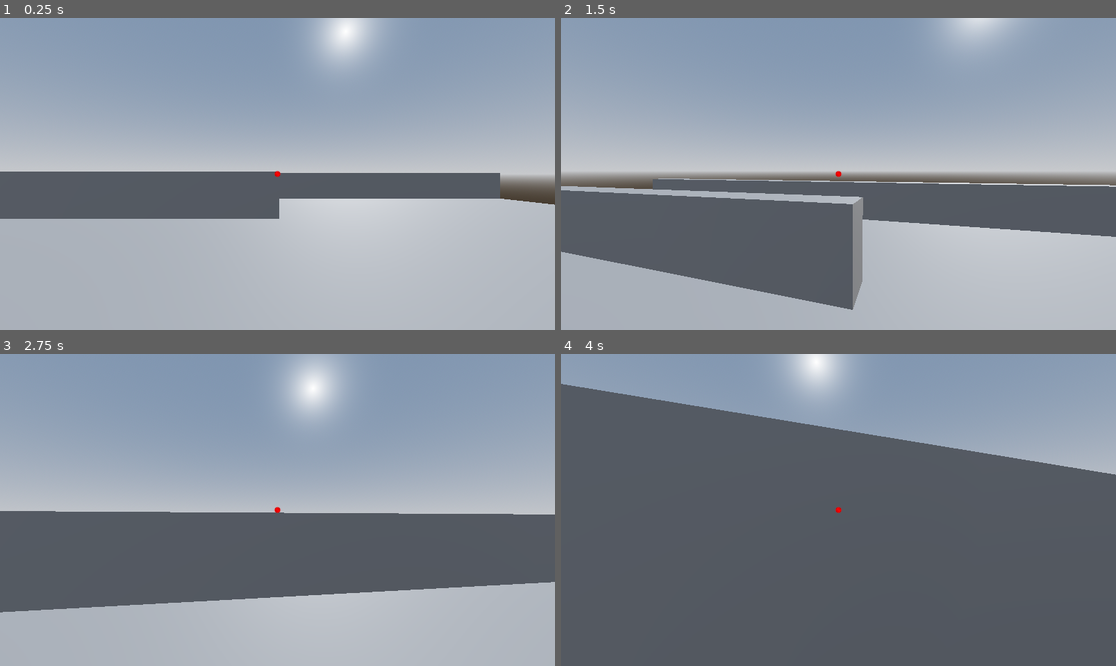
Above: before the commit, frames 1-4 (two rows, left to right).
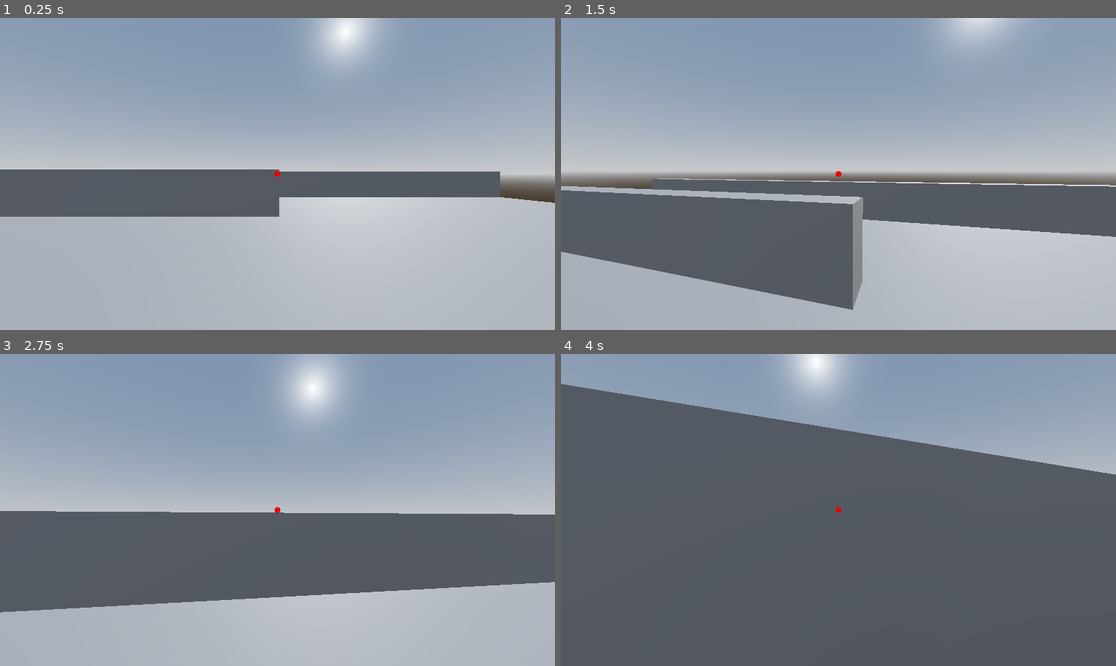
Above: after the commit, the same moments.

Repository: AntoninHUDRY/Q_panic
Game: Godot game, scene res://CameraTest.tscn
The game is run twice, just before and just after one commit, with the same random seed, the same clock (stepped at 60 frames per second) and the same inputs.
Inputs (mouse positions are in pixels of both pictures, inside the frame that each line leads up to):
- Up to frame 1 (0.25 s): no input
- Up to frame 2 (1.5 s): move the mouse to (866, 174) at 0.52 s; hold W (up) from 0.53 s (still down); tap C (clear_minicam) at 0.6 s; click (866, 174) at 0.67 s; tap Space (jump) at 0.77 s; move the mouse to (810, 174) at 1.27 s; tap Ctrl (crouch) at 1.35 s
- Up to frame 3 (2.75 s): keep holding W (up); tap Space (jump) at 1.52 s; move the mouse to (288, 503) at 2.02 s; hold F (hold) from 2.03 s (still down)
- Up to frame 4 (4 s): keep holding W (up); move the mouse to (832, 516) at 2.77 s; release F (hold) at 2.78 s; tap E (interact) at 2.85 s; click (832, 516) at 2.92 s; tap Space (jump) at 3.02, 3.77 s; move the mouse to (877, 513) at 3.52 s; hold G (release) from 3.53 s (still down)

The runs differ from the first frame. In frame 1, 1.1% of the frame differs, in the area x 0-100%, y 48-65%; in frame 2, less than 0.1%; in frame 3, less than 0.1%; in frame 4, less than 0.1%.

Commit message:
changed angle of cubes

Diff:
--- a/CameraTest.tscn
+++ b/CameraTest.tscn
@@ -1,11 +1,10 @@
-[gd_scene load_steps=21 format=3 uid="uid://8ukrrg3tetb8"]
+[gd_scene load_steps=20 format=3 uid="uid://8ukrrg3tetb8"]
 
 [ext_resource type="Script" path="res://quantum/QuantumController.gd" id="2_3qsxb"]
 [ext_resource type="PackedScene" uid="uid://isnyipijubp4" path="res://Cube.tscn" id="3_8b4es"]
 [ext_resource type="Script" path="res://quantum/EntangledGroup.gd" id="3_fka2m"]
 [ext_resource type="PackedScene" uid="uid://wv3me4e1tqx5" path="res://Player.tscn" id="4_jlm4d"]
 [ext_resource type="PackedScene" uid="uid://0o7uhfxqs1jc" path="res://MiniCamera.tscn" id="5_0h0cn"]
-[ext_resource type="PackedScene" uid="uid://qfenrsmlfday" path="res://Door.tscn" id="7_deytm"]
 [ext_resource type="PackedScene" uid="uid://bxp67nejxfwsv" path="res://FloorButton.tscn" id="8_o6ekm"]
 [ext_resource type="PackedScene" uid="uid://cfm46bfyyqy6x" path="res://fix_Door.tscn" id="11_roepf"]
 
@@ -78,15 +77,15 @@
 material = SubResource("StandardMaterial3D_s6krm")
 
 [node name="Cube2" parent="EntangledGroup" instance=ExtResource("3_8b4es")]
-transform = Transform3D(0.921667, 0.387982, 0, -0.387982, 0.921667, 0, 0, 0, 1, 1.588, 1.21117, -3.78839)
+transform = Transform3D(1, 0, 0, 0, 1, 0, 0, 0, 1, 1.588, 1.21117, -3.78839)
 material = SubResource("StandardMaterial3D_g63la")
 
 [node name="Cube3" parent="EntangledGroup" instance=ExtResource("3_8b4es")]
-transform = Transform3D(0.586217, 0.620623, 0.520746, -0.810154, 0.449075, 0.376805, 0, -0.642774, 0.766056, -5.17939, 1.16683, -11.9183)
+transform = Transform3D(1, 0, 0, 0, 1, 0, 0, 0, 1, -5.17939, 1.16683, -11.9183)
 material = SubResource("StandardMaterial3D_ny6dm")
 
 [node name="Player" parent="." node_paths=PackedStringArray("mini_camera", "quantum_controller") instance=ExtResource("4_jlm4d")]
-transform = Transform3D(1, 0, 0, 0, 1, 0, 0, 0, 1, 0, 1.39389, 0)
+transform = Transform3D(1, 0, 0, 0, 1, 0, 0, 0, 1, 0, 1, 0)
 mini_camera = NodePath("../SubViewportContainer/SubViewport/MiniCamera")
 quantum_controller = NodePath("../QuantumController")
 
@@ -121,14 +120,12 @@
 transform = Transform3D(1, 0, 0, 0, 1, 0, 0, 0, 1, 0, -0.06, 0)
 shape = SubResource("BoxShape3D_mgkqc")
 
-[node name="Door" parent="." instance=ExtResource("7_deytm")]
-transform = Transform3D(1, 0, 0, 0, 1, 0, 0, 0, 1, -4, 1.60169, 0)
-
 [node name="FloorButton" parent="." instance=ExtResource("8_o6ekm")]
 transform = Transform3D(1, 0, 0, 0, 1, 0, 0, 0, 1, 0, 0.180907, 5.71613)
 
-[node name="Door2" parent="." instance=ExtResource("11_roepf")]
+[node name="Door2" parent="." node_paths=PackedStringArray("buttons") instance=ExtResource("11_roepf")]
 transform = Transform3D(1, 0, 0, 0, 1, 0, 0, 0, 1, 2.99172, 1.59217, 0)
+buttons = [NodePath("../FloorButton"), NodePath("../FloorButton2")]
 
 [node name="Wall2" type="StaticBody3D" parent="."]
 transform = Transform3D(1, 0, 0, 0, 1, 0, 0, 0, 1, -7.93942, 0.905261, -8.47043)
@@ -140,3 +137,6 @@
 [node name="CollisionShape3D" type="CollisionShape3D" parent="Wall2"]
 transform = Transform3D(1, 0, 0, 0, 1, 0, 0, 0, 1, 0, -0.06, 0)
 shape = SubResource("BoxShape3D_li12p")
+
+[node name="FloorButton2" parent="." instance=ExtResource("8_o6ekm")]
+transform = Transform3D(1, 0, 0, 0, 1, 0, 0, 0, 1, -4.50141, 0.110523, -13.2271)
Not shown: 1 places in Player.tscn that only renumber resources
